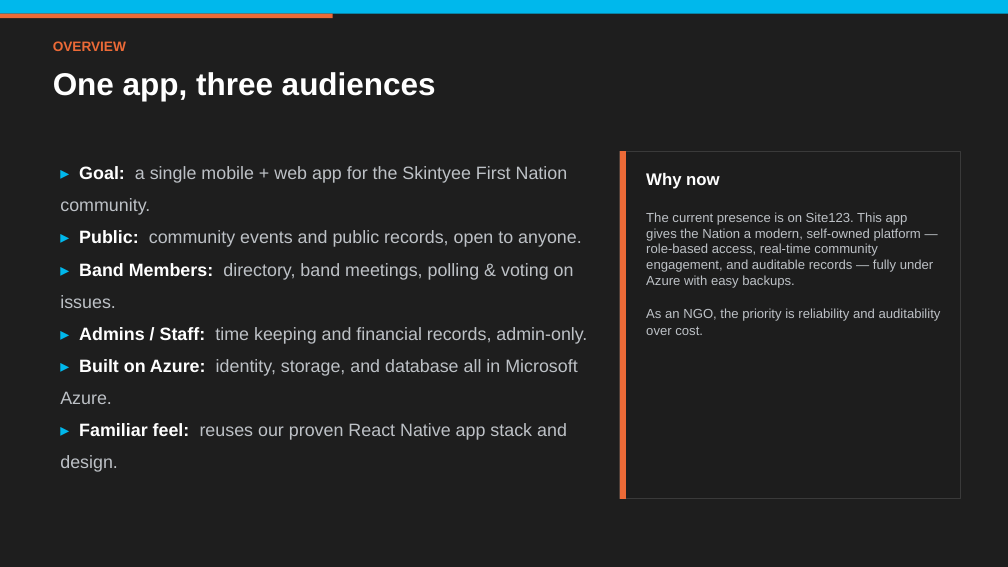
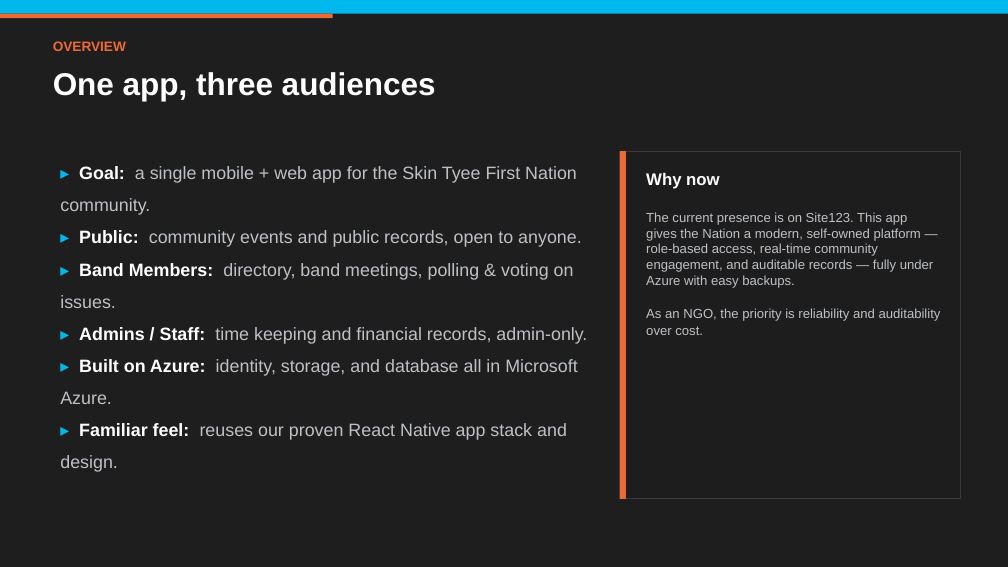
Before and after one commit to skintyeenation/webfront, a slide deck: slide 2 of docs/Skintyee-App-Proposal.pptx. Drawn at 1008x567 pixels with LibreOffice and Linux fonts; fonts in the diff are those of the drawing. Boxes give left, top, right and bottom in pixels: in the first picture for what was removed or moved away, otherwise in the second. Text is boxed around its words. In the diff, an @@ line names an element or a change of style, - is before the commit and + after.

```diff
--- a/docs/Skintyee-App-Proposal.pptx
+++ b/docs/Skintyee-App-Proposal.pptx
@@ text at <box>60,166,577,215</box>: text changed @@
-▸ Goal: a single mobile + web app for the Skintyee First Nation community.
+▸ Goal: a single mobile + web app for the Skin Tyee First Nation community.
```
Also in this commit, not shown: 3 other slides changed, 10 other files.
